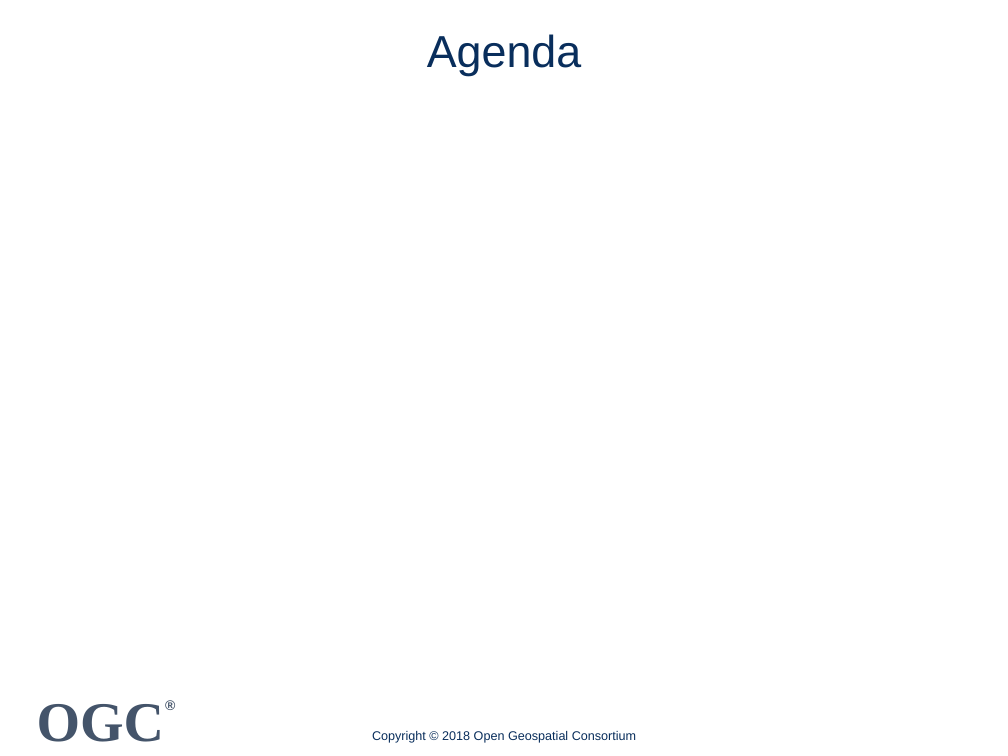
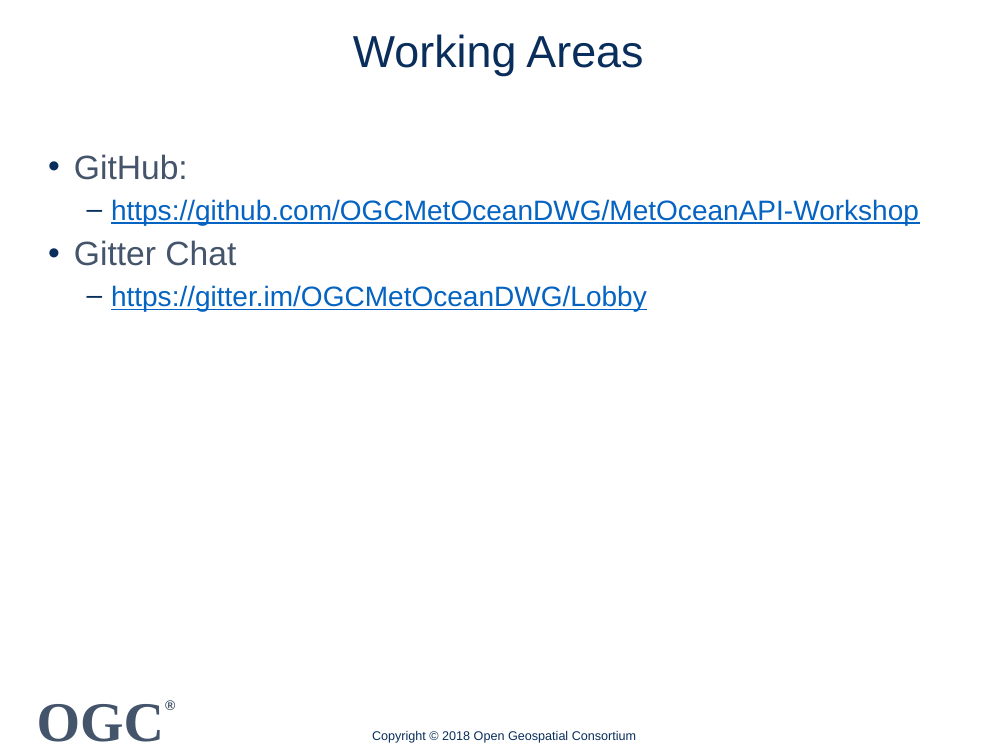
Before and after one commit to OGCMetOceanDWG/MetOceanAPI-Workshop, a slide deck: slide 2 of metocean-api-workshop-summary.pptx (slide 3 before the commit). Drawn at 1008x756 pixels with LibreOffice and Linux fonts; fonts in the diff are those of the drawing; background and template pictures are left out. Boxes give left, top, right and bottom in pixels: in the first picture for what was removed or moved away, otherwise in the second. Text is boxed around its words. In the diff, an @@ line names an element or a change of style, - is before the commit and + after.

```diff
--- a/metocean-api-workshop-summary.pptx
+++ b/metocean-api-workshop-summary.pptx
@@ title at bbox=[353, 34, 643, 76]: text changed @@
-Agenda
+Working Areas
@@ text added at bbox=[74, 154, 919, 311], 20 pt, text #0563C1, underline @@
+• GitHub:
+  – https://github.com/OGCMetOceanDWG/MetOceanAPI-Workshop
+• Gitter Chat
+  – https://gitter.im/OGCMetOceanDWG/Lobby
```
Also in this commit, not shown: 1 other slide changed.
